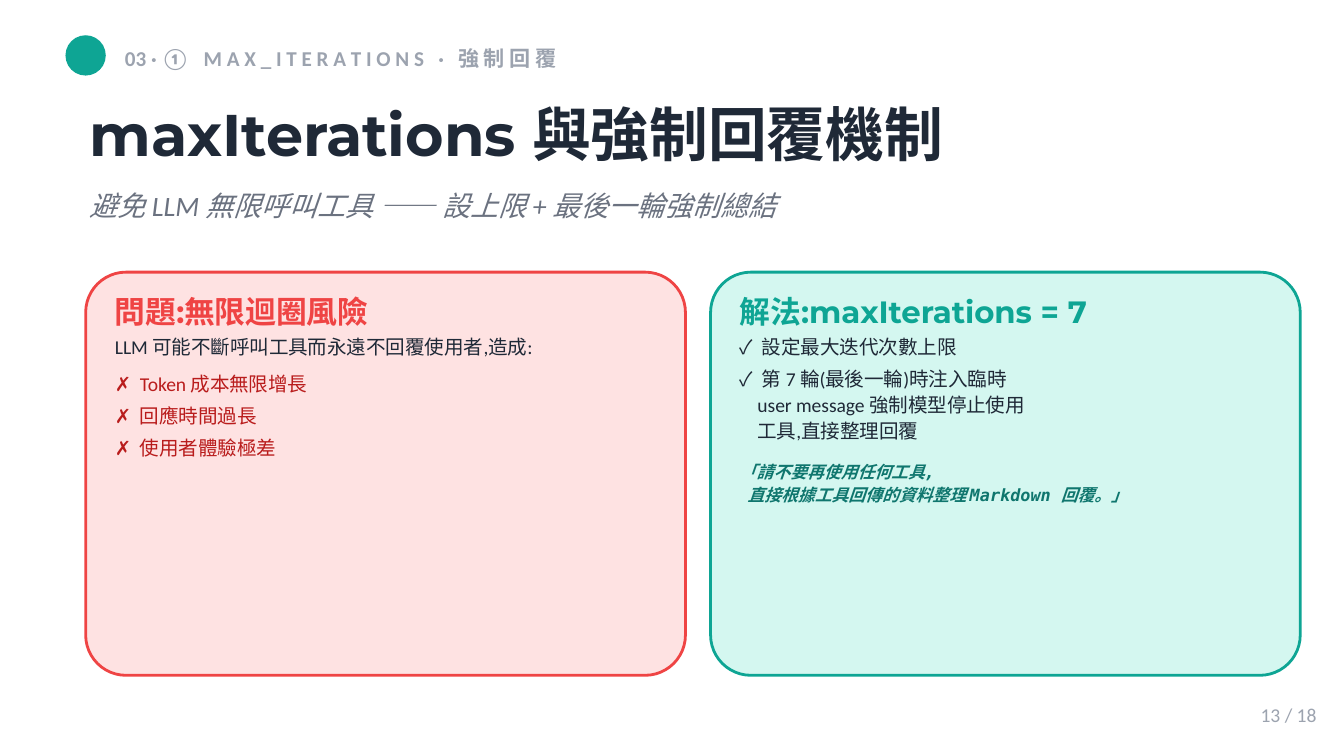
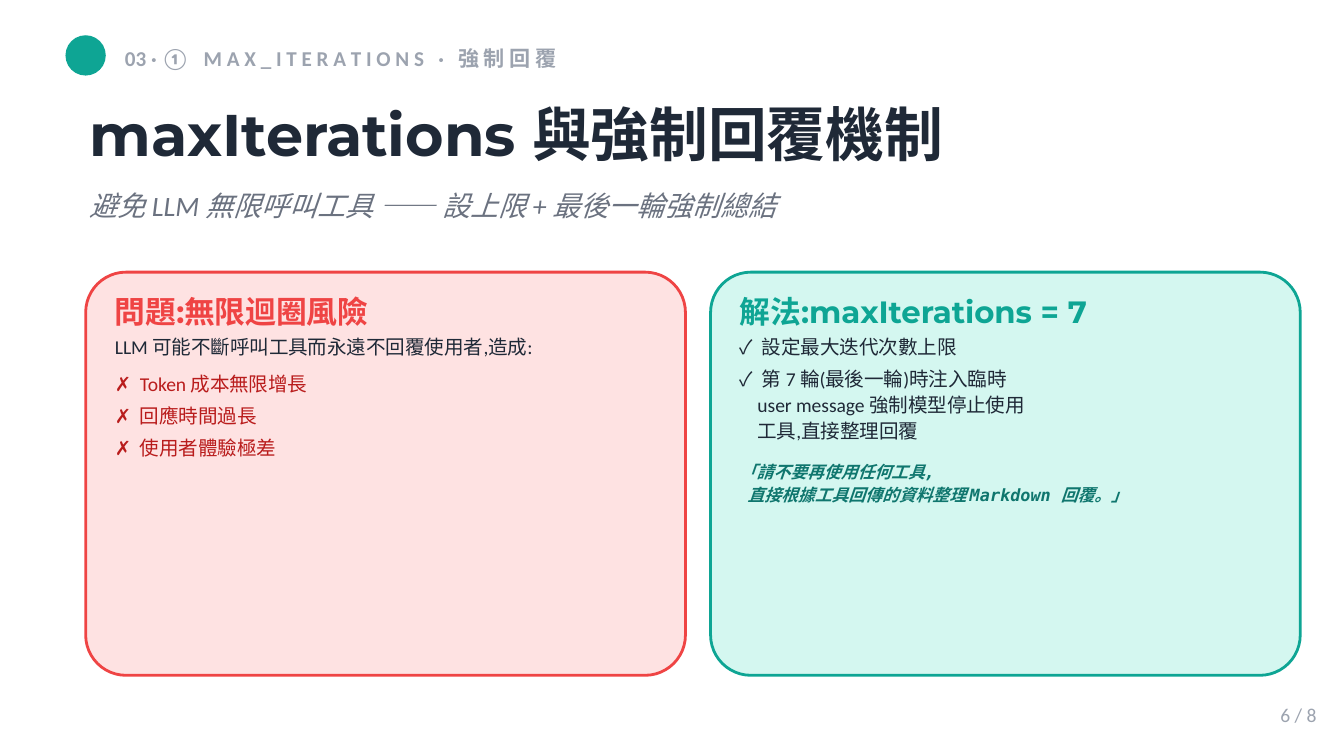
Before and after one commit to mjib007/nchu-mcp-workshop-2026, a slide deck: slide 6 of 03-agentic-tool-loop.pptx (slide 13 before the commit). Drawn at 1344x756 pixels with LibreOffice and Linux fonts; fonts in the diff are those of the drawing. Boxes give left, top, right and bottom in pixels: in the first picture for what was removed or moved away, otherwise in the second. Text is boxed around its words. In the diff, an @@ line names an element or a change of style, - is before the commit and + after.

```diff
--- a/03-agentic-tool-loop.pptx
+++ b/03-agentic-tool-loop.pptx
@@ text at (1280,709,1317,722): text changed @@
-13 / 18
+6 / 8
```
Also in this commit, not shown: 4 other slides changed, 2 slides added, 12 slides removed, 1 other file.
